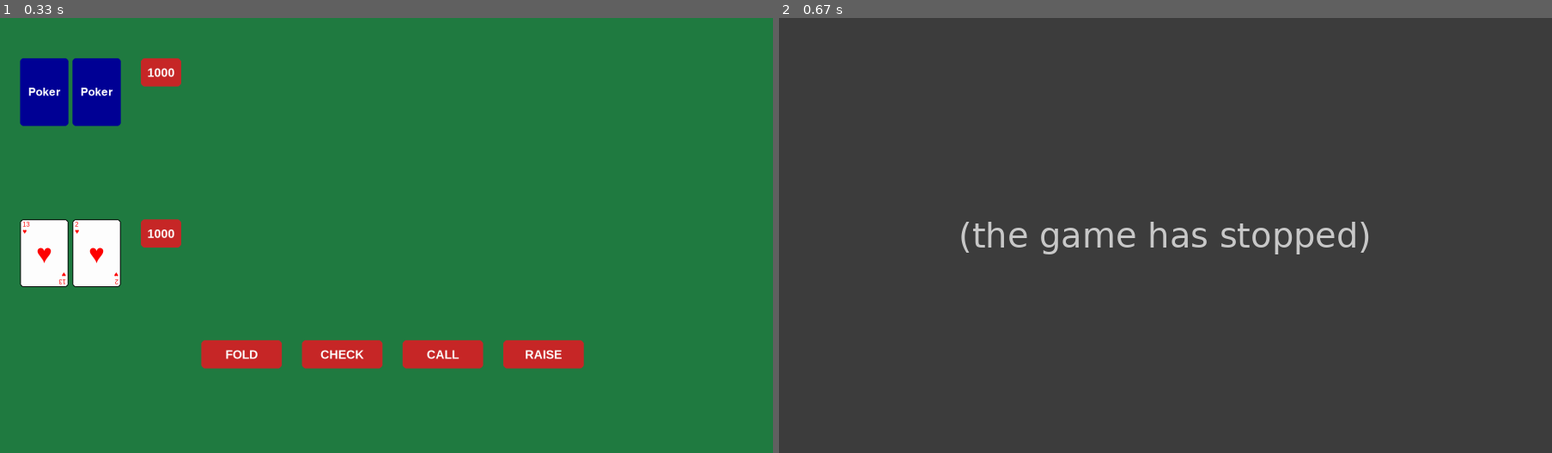
Above: before the commit, frames 1-2 (left to right).
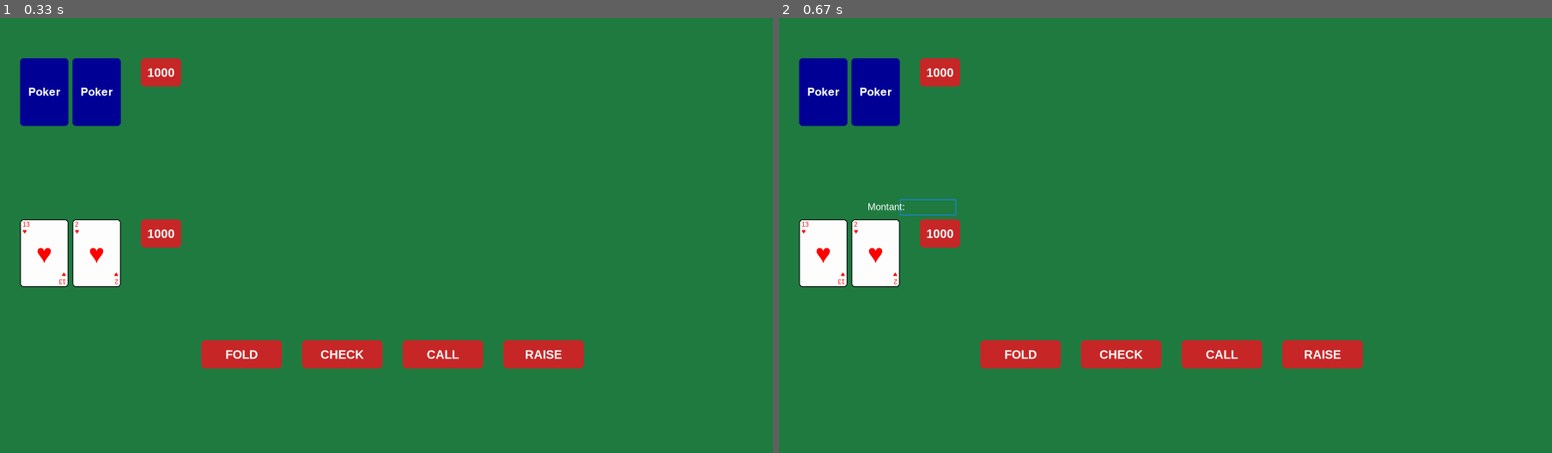
Above: after the commit, the same moments.

Repository: leclercrafael/poker_pygame
Game: pygame game, started from poker/main.py
Two runs of this game, one before a commit and one after it. Both use one fixed random seed, a clock stepped at 60 frames per second and the inputs below.
Inputs:
- Up to frame 1 (0.33 s): no input
- Up to frame 2 (0.67 s): click "RAISE" at 0.38 s

Frame 1 is identical in both runs. In frame 2, 100% of the frame differs, in the area x 0-100%, y 0-100%.
Error before the commit: AttributeError: 'Game' object has no attribute 'small_font' (main.py line 154); the game stopped at 0.38 s (later frames are placeholders)

Commit message:
raise ok

Diff:
--- a/poker/main.py
+++ b/poker/main.py
@@ -64,6 +64,8 @@
         self.color_active = pygame.Color('dodgerblue2')
         self.color_inactive = pygame.Color('lightgray')
         self.input_box_color = self.color_inactive
+        self.font = pygame.font.SysFont('Arial', 30)
+        self.small_font = pygame.font.SysFont('Arial', 24)
 
 
         try:
@@ -114,7 +116,7 @@
                         print(f"ACTION: RELANCE VALIDÉE de : {self.raise_input_text}")
                         #
                         # Appelez votre logique de jeu ici avec le montant
-                        # self.player_raise(int(self.raise_input_text))
+                        self.joueur_humain.raise_bet(int(self.raise_input_text))
                         #
                         self.is_raising = False
                         self.input_box_color = self.color_inactive
